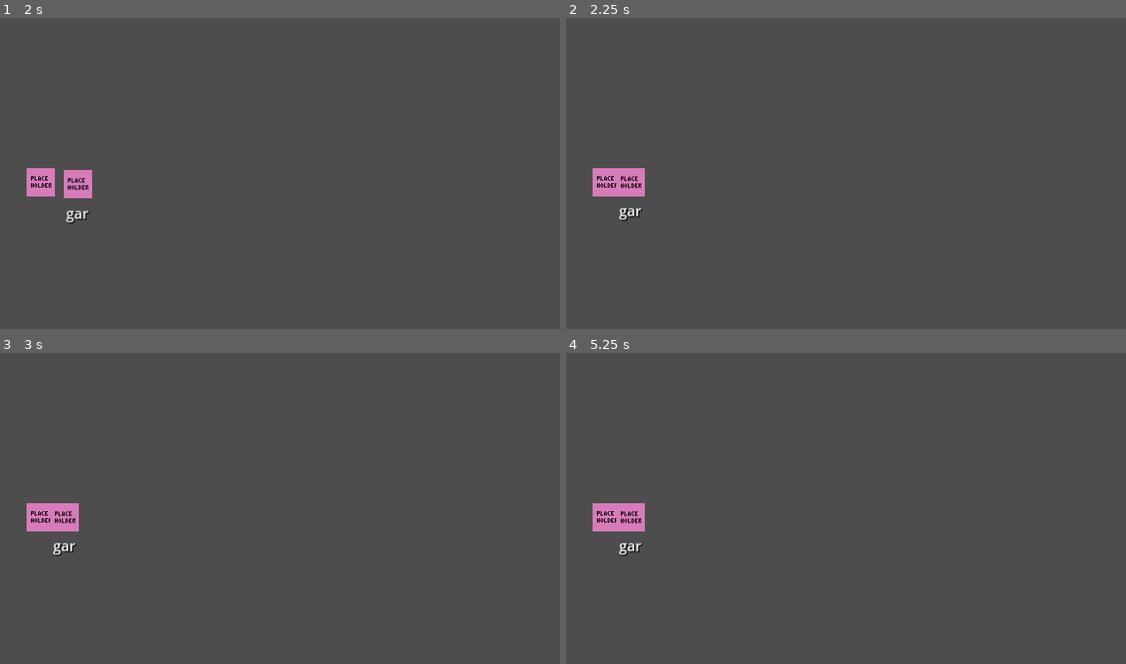
Above: before the commit, frames 1-4 (two rows, left to right).
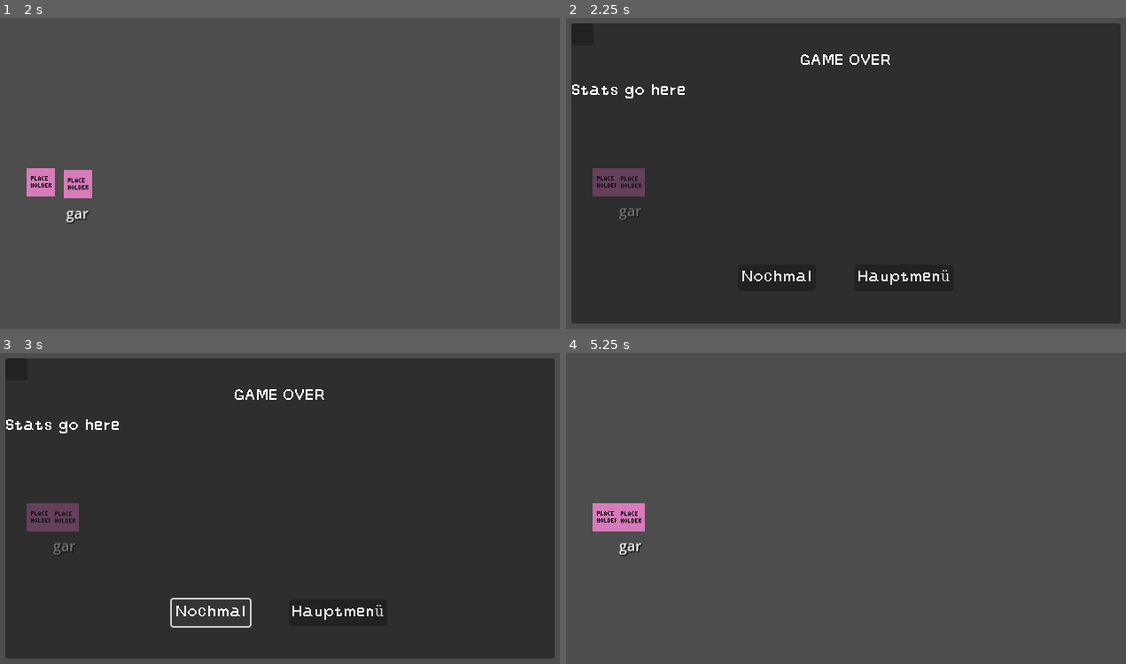
Above: after the commit, the same moments.

Repository: lehmius/typing-tides
Game: Godot game, scene res://scenes/game.tscn
Same seed, same stepped clock (60 frames per second), same inputs: the game is played once before the commit and once after it. The engine's default icon, where the game draws it, is replaced by a stand-in: a white triangle on a blue panel in a dark square.
Inputs (mouse positions are in pixels of both pictures, inside the frame that each line leads up to):
- Up to frame 1 (2 s): tap Enter at 0.5 s
- Up to frame 2 (2.25 s): no input
- Up to frame 3 (3 s): click (212, 614) at 2.75 s, where only the run after the commit has a clickable "Nochmal"
- Up to frame 4 (5.25 s): click (778, 614) at 3.5 s, where only the run after the commit has a clickable "Nochmal"; click (778, 614) at 4.25 s, where only the run after the commit has a clickable "Nochmal"; click (582, 368) at 5.02 s

Frame 1 is identical in both runs. In frame 2, 95% of the frame differs, in the area x 0-100%, y 1-99%; in frame 3, 94%; in frame 4, nothing differs.

Commit message:
Added instatiating gameover_popup on gameOverTriggered.

Diff:
--- a/scripts/game_state_handler.gd
+++ b/scripts/game_state_handler.gd
@@ -32,6 +32,7 @@
 
 var playerScene: PackedScene = preload("res://scenes/player.tscn")
 var enemyScene: PackedScene = preload("res://scenes/enemy.tscn")
+var gameover_popup: PackedScene = preload("res://scenes/gameover_popup.tscn")
 
 enum inputType{VALID,INVALID}
 
@@ -242,6 +243,8 @@
 		"wordMistakes":wordMistakes,
 		"wordCorrectLetters":wordCorrectLetters
 	}
+	var popup = gameover_popup.instantiate()
+	add_child(popup)
 	SignalBus.displayPerformance.emit(playerPerformanceMetrics)
 	GlobalState.isPaused=true
 
